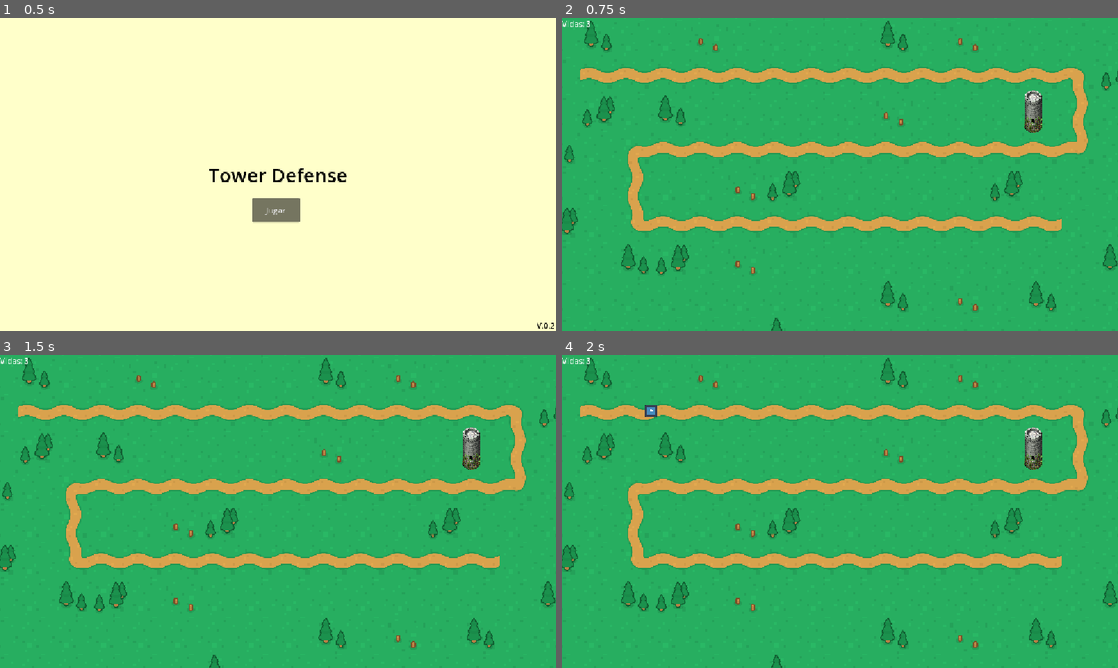
Above: before the commit, frames 1-4 (two rows, left to right).
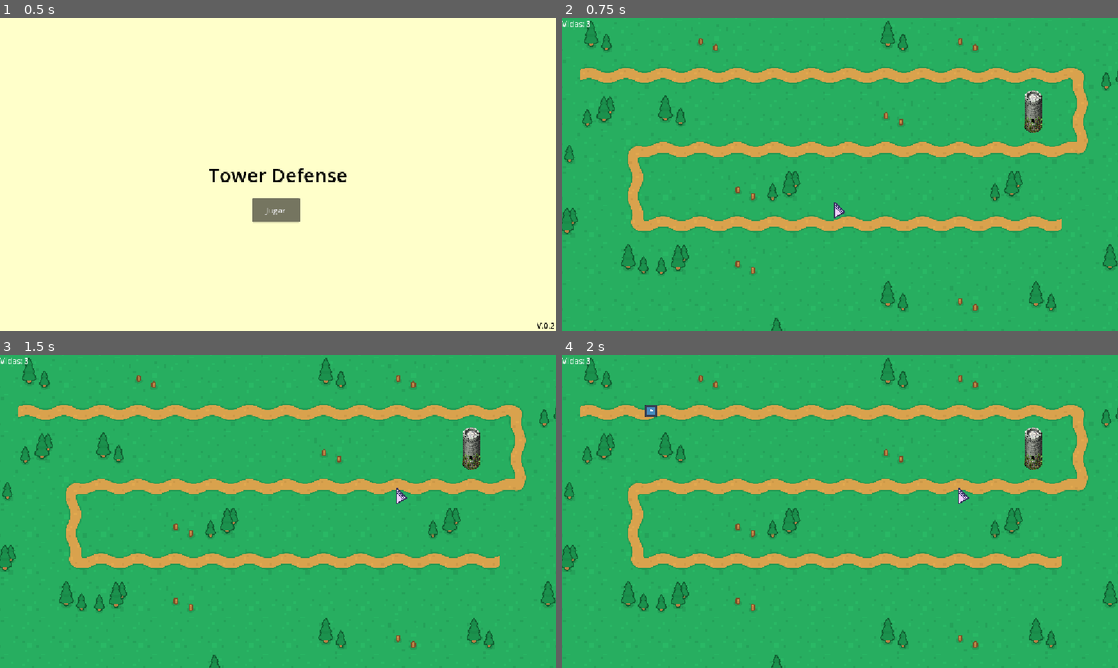
Above: after the commit, the same moments.

Repository: ntGeo/Godot_2
Game: Godot game, scene res://Scenes/menu_inicio.tscn
Same seed, same stepped clock (60 frames per second), same inputs: the game is played once before the commit and once after it. The engine's default icon, where the game draws it, is replaced by a stand-in: a white triangle on a blue panel in a dark square.
Inputs (mouse positions are in pixels of both pictures, inside the frame that each line leads up to):
- Up to frame 1 (0.5 s): no input
- Up to frame 2 (0.75 s): click "Jugar" at 0.5 s
- Up to frame 3 (1.5 s): tap Enter at 1.25 s; move the mouse to (400, 495) at 1.27 s
- Up to frame 4 (2 s): no input

Frame 1 is identical in both runs. In frame 2, less than 0.1% of the frame differs, in the area x 48-51%, y 58-64%; in frame 3, less than 0.1%; in frame 4, less than 0.1%.

Commit message:
Mouse Sprite in game
escena con el curso, su sprite y su respectivo codigo

Diff:
--- a/tower-defense/Assets/Scripts/torre_1.gd
+++ b/tower-defense/Assets/Scripts/torre_1.gd
@@ -1,8 +1,12 @@
 extends Area2D
+
+var nombre = 100
+var costo  = 100
 
 const BALA = preload("res://Scenes/proyectil.tscn")
 var nueva_bala = BALA.instantiate()
 
+#Detecta el enemigo en el area
 func _physics_process(_delta: float) -> void:
 	var  enemies_in_range = get_overlapping_bodies()
 	if enemies_in_range.size() > 0:
@@ -14,6 +18,7 @@
 
 func _on_body_entered(body: Node2D) -> void:
 		print("enemigo en area")
+
 
 
 func shoot():
--- /dev/null
+++ b/tower-defense/Assets/Sprites/Cursor.svg
@@ -0,0 +1,69 @@
+<?xml version="1.0" encoding="UTF-8" ?>
+<svg version="1.1" width="16" height="16" xmlns="http://www.w3.org/2000/svg" shape-rendering="crispEdges">
+<rect x="4" y="0" width="2" height="1" fill="#36365C" />
+<rect x="4" y="1" width="1" height="15" fill="#36365C" />
+<rect x="5" y="1" width="1" height="1" fill="#3F3F74" />
+<rect x="6" y="1" width="1" height="1" fill="#36365C" />
+<rect x="5" y="2" width="1" height="1" fill="#76428A" />
+<rect x="6" y="2" width="1" height="1" fill="#3F3F74" />
+<rect x="7" y="2" width="1" height="1" fill="#36365C" />
+<rect x="5" y="3" width="1" height="1" fill="#3F3F74" />
+<rect x="6" y="3" width="1" height="1" fill="#36365C" />
+<rect x="7" y="3" width="1" height="1" fill="#3F3F74" />
+<rect x="8" y="3" width="1" height="1" fill="#36365C" />
+<rect x="5" y="4" width="1" height="1" fill="#76428A" />
+<rect x="6" y="4" width="1" height="1" fill="#3F3F74" />
+<rect x="7" y="4" width="1" height="1" fill="#76428A" />
+<rect x="8" y="4" width="1" height="1" fill="#3F3F74" />
+<rect x="9" y="4" width="1" height="1" fill="#36365C" />
+<rect x="5" y="5" width="1" height="1" fill="#3F3F74" />
+<rect x="6" y="5" width="1" height="1" fill="#76428A" />
+<rect x="7" y="5" width="1" height="1" fill="#3F3F74" />
+<rect x="8" y="5" width="1" height="1" fill="#36365C" />
+<rect x="9" y="5" width="1" height="1" fill="#3F3F74" />
+<rect x="10" y="5" width="1" height="1" fill="#36365C" />
+<rect x="5" y="6" width="1" height="1" fill="#76428A" />
+<rect x="6" y="6" width="1" height="1" fill="#3F3F74" />
+<rect x="7" y="6" width="1" height="1" fill="#76428A" />
+<rect x="8" y="6" width="1" height="1" fill="#3F3F74" />
+<rect x="9" y="6" width="1" height="1" fill="#76428A" />
+<rect x="10" y="6" width="1" height="1" fill="#3F3F74" />
+<rect x="11" y="6" width="1" height="1" fill="#36365C" />
+<rect x="5" y="7" width="1" height="1" fill="#3F3F74" />
+<rect x="6" y="7" width="1" height="7" fill="#76428A" />
+<rect x="7" y="7" width="1" height="1" fill="#3F3F74" />
+<rect x="8" y="7" width="1" height="1" fill="#76428A" />
+<rect x="9" y="7" width="1" height="1" fill="#3F3F74" />
+<rect x="10" y="7" width="1" height="1" fill="#36365C" />
+<rect x="11" y="7" width="1" height="1" fill="#3F3F74" />
+<rect x="12" y="7" width="1" height="1" fill="#36365C" />
+<rect x="5" y="8" width="1" height="7" fill="#76428A" />
+<rect x="7" y="8" width="1" height="1" fill="#76428A" />
+<rect x="8" y="8" width="1" height="1" fill="#3F3F74" />
+<rect x="9" y="8" width="1" height="1" fill="#76428A" />
+<rect x="10" y="8" width="1" height="1" fill="#3F3F74" />
+<rect x="11" y="8" width="1" height="1" fill="#76428A" />
+<rect x="12" y="8" width="1" height="1" fill="#3F3F74" />
+<rect x="13" y="8" width="1" height="1" fill="#36365C" />
+<rect x="7" y="9" width="1" height="1" fill="#3F3F74" />
+<rect x="8" y="9" width="1" height="4" fill="#76428A" />
+<rect x="9" y="9" width="1" height="1" fill="#3F3F74" />
+<rect x="10" y="9" width="1" height="1" fill="#76428A" />
+<rect x="11" y="9" width="1" height="1" fill="#3F3F74" />
+<rect x="12" y="9" width="1" height="1" fill="#76428A" />
+<rect x="13" y="9" width="1" height="1" fill="#3F3F74" />
+<rect x="14" y="9" width="1" height="2" fill="#36365C" />
+<rect x="7" y="10" width="1" height="3" fill="#76428A" />
+<rect x="9" y="10" width="1" height="1" fill="#76428A" />
+<rect x="10" y="10" width="1" height="1" fill="#3F3F74" />
+<rect x="11" y="10" width="1" height="1" fill="#76428A" />
+<rect x="12" y="10" width="1" height="1" fill="#3F3F74" />
+<rect x="13" y="10" width="1" height="2" fill="#36365C" />
+<rect x="9" y="11" width="1" height="1" fill="#3F3F74" />
+<rect x="10" y="11" width="1" height="1" fill="#76428A" />
+<rect x="11" y="11" width="2" height="1" fill="#36365C" />
+<rect x="9" y="12" width="3" height="1" fill="#36365C" />
+<rect x="7" y="13" width="3" height="1" fill="#36365C" />
+<rect x="6" y="14" width="2" height="1" fill="#36365C" />
+<rect x="5" y="15" width="1" height="1" fill="#36365C" />
+</svg>
--- /dev/null
+++ b/tower-defense/Scenes/curosr.tscn
@@ -0,0 +1,10 @@
+[gd_scene format=3 uid="uid://x1qlvccypblv"]
+
+[ext_resource type="Texture2D" uid="uid://bjqhd606vcy3h" path="res://Assets/Sprites/Cursor.png" id="1_wke0u"]
+[ext_resource type="Script" uid="uid://c0qh03xo1ifvq" path="res://Scenes/cursor.gd" id="2_6vgjt"]
+
+[node name="Node2D" type="Node2D" unique_id=1981658740]
+
+[node name="Cursor" type="Sprite2D" parent="." unique_id=1348808381]
+texture = ExtResource("1_wke0u")
+script = ExtResource("2_6vgjt")
--- /dev/null
+++ b/tower-defense/Scenes/cursor.gd
@@ -0,0 +1,5 @@
+extends Sprite2D
+
+
+func _process(_delta):
+	global_position = get_global_mouse_position()
--- a/tower-defense/Scenes/mundo.tscn
+++ b/tower-defense/Scenes/mundo.tscn
@@ -5,6 +5,7 @@
 [ext_resource type="Texture2D" uid="uid://c6w23itav5xkt" path="res://Assets/Sprites/map_spritesheet.png" id="3_gqidu"]
 [ext_resource type="Script" uid="uid://cb5g5ggqlktp3" path="res://Assets/Scripts/final_camino.gd" id="4_glouy"]
 [ext_resource type="Script" uid="uid://dtccbhvsy77hc" path="res://Assets/Scripts/gestor_oleadas.gd" id="5_yf8a8"]
+[ext_resource type="PackedScene" uid="uid://x1qlvccypblv" path="res://Scenes/curosr.tscn" id="6_qxsm7"]
 
 [sub_resource type="Curve2D" id="Curve2D_xwo6f"]
 _data = {
@@ -118,4 +119,7 @@
 [node name="GestorOleadas" type="Node" parent="." unique_id=463686908]
 script = ExtResource("5_yf8a8")
 
+[node name="Node2D" parent="." unique_id=1981658740 instance=ExtResource("6_qxsm7")]
+position = Vector2(71, -63)
+
 [connection signal="body_entered" from="FinCamino" to="." method="_on_area_2d_body_entered"]
--- a/tower-defense/project.godot
+++ b/tower-defense/project.godot
@@ -28,6 +28,19 @@
 
 movie_writer/movie_file="res://grabacion.avi"
 
+[input]
+
+Left_click={
+"deadzone": 0.2,
+"events": [Object(InputEventMouseButton,"resource_local_to_scene":false,"resource_name":"","device":-1,"window_id":0,"alt_pressed":false,"shift_pressed":false,"ctrl_pressed":false,"meta_pressed":false,"button_mask":0,"position":Vector2(0, 0),"global_position":Vector2(0, 0),"factor":1.0,"button_index":1,"canceled":false,"pressed":false,"double_click":false,"script":null)
+]
+}
+Right_click={
+"deadzone": 0.2,
+"events": [Object(InputEventMouseButton,"resource_local_to_scene":false,"resource_name":"","device":-1,"window_id":0,"alt_pressed":false,"shift_pressed":false,"ctrl_pressed":false,"meta_pressed":false,"button_mask":0,"position":Vector2(0, 0),"global_position":Vector2(0, 0),"factor":1.0,"button_index":2,"canceled":false,"pressed":false,"double_click":false,"script":null)
+]
+}
+
 [physics]
 
 3d/physics_engine="Jolt Physics"
Binary file added: tower-defense/Assets/Sprites/Cursor.png
Not shown, added: tower-defense/Assets/Sprites/Cursor.png.import
Not shown, added: tower-defense/Assets/Sprites/Cursor.svg.import
Not shown, added: tower-defense/Scenes/cursor.gd.uid
